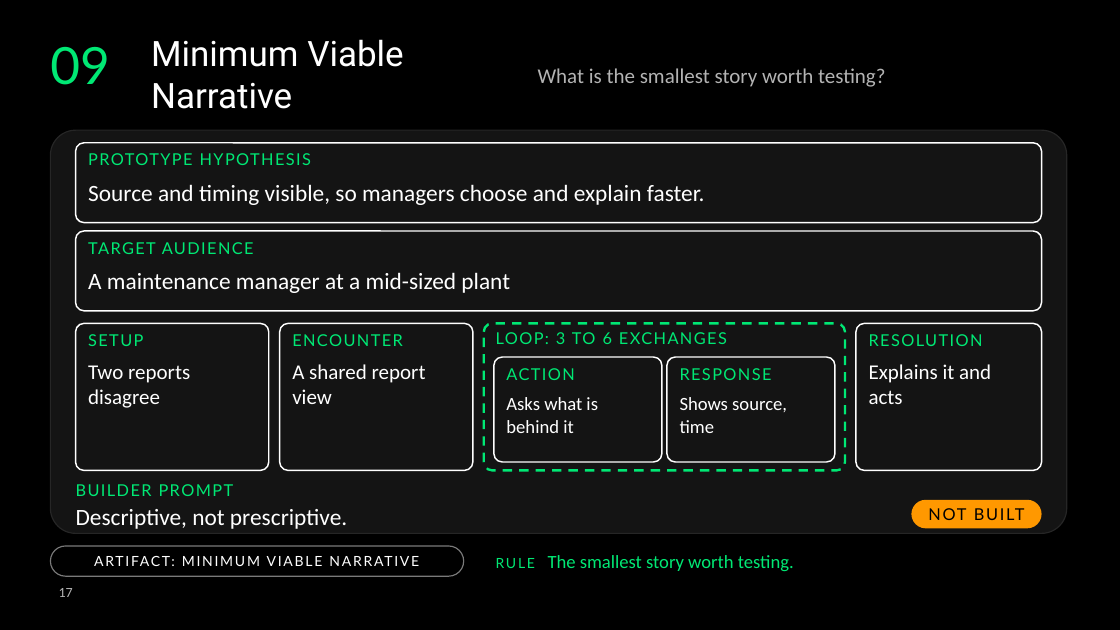
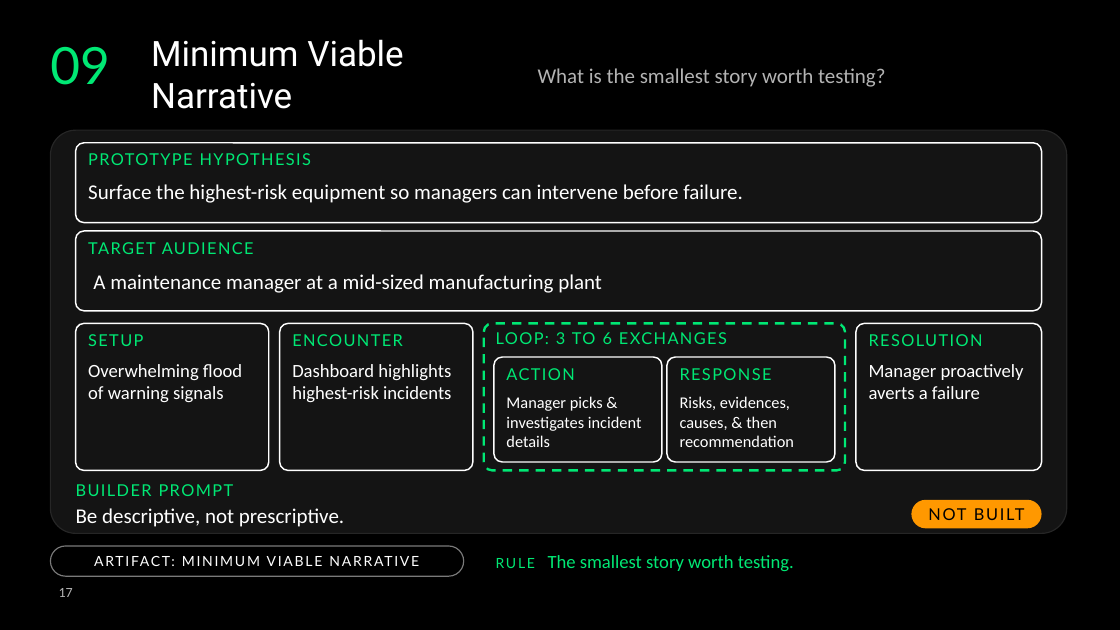
Before and after one commit to deanpeters/AI-Augmented-Product-Discovery-Lab, a slide deck: slide 17 of slides/Build-the-Right-Thing.pptx. Drawn at 1120x630 pixels with LibreOffice and Linux fonts; fonts in the diff are those of the drawing; background and template pictures are left out. Boxes give left, top, right and bottom in pixels: in the first picture for what was removed or moved away, otherwise in the second. Text is boxed around its words. In the diff, an @@ line names an element or a change of style, - is before the commit and + after.

```diff
--- a/slides/Build-the-Right-Thing.pptx
+++ b/slides/Build-the-Right-Thing.pptx
@@ text at [88, 184, 742, 203]: text changed; size 20 to 18 pt @@
-Source and timing visible, so managers choose and explain faster.
+Surface the highest-risk equipment so managers can intervene before failure.
@@ text at [93, 274, 602, 293]: text changed; size 20 to 18 pt @@
-A maintenance manager at a mid-sized plant
+A maintenance manager at a mid-sized manufacturing plant
@@ text at [88, 364, 242, 402]: text changed; size 18 to 16 pt @@
-Two reports disagree
+Overwhelming flood of warning signals
@@ text at [292, 364, 451, 402]: text changed; size 18 to 16 pt @@
-A shared report view
+Dashboard highlights highest-risk incidents
@@ text at [869, 364, 1024, 399]: text changed; size 18 to 16 pt @@
-Explains it and acts
+Manager proactively averts a failure
@@ text at [506, 396, 642, 447]: text changed; size 16 to 14 pt @@
-Asks what is behind it
+Manager picks & investigates incident details
@@ text at [680, 396, 794, 447]: text changed; size 16 to 14 pt @@
-Shows source, time
+Risks, evidences, causes, & then recommendation
@@ text at [76, 508, 344, 527]: text changed; size 20 to 18 pt @@
-Descriptive, not prescriptive.
+Be descriptive, not prescriptive.
```
Also in this commit, not shown: 16 other slides changed, 1 slide added, 1 slide removed, 3 other files.
